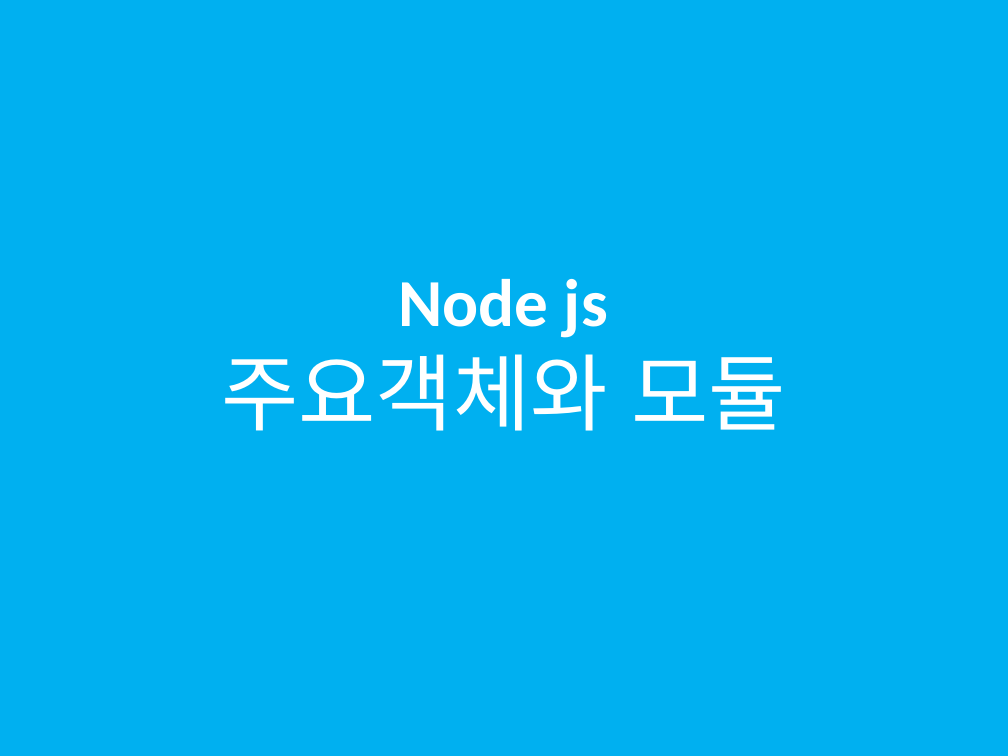
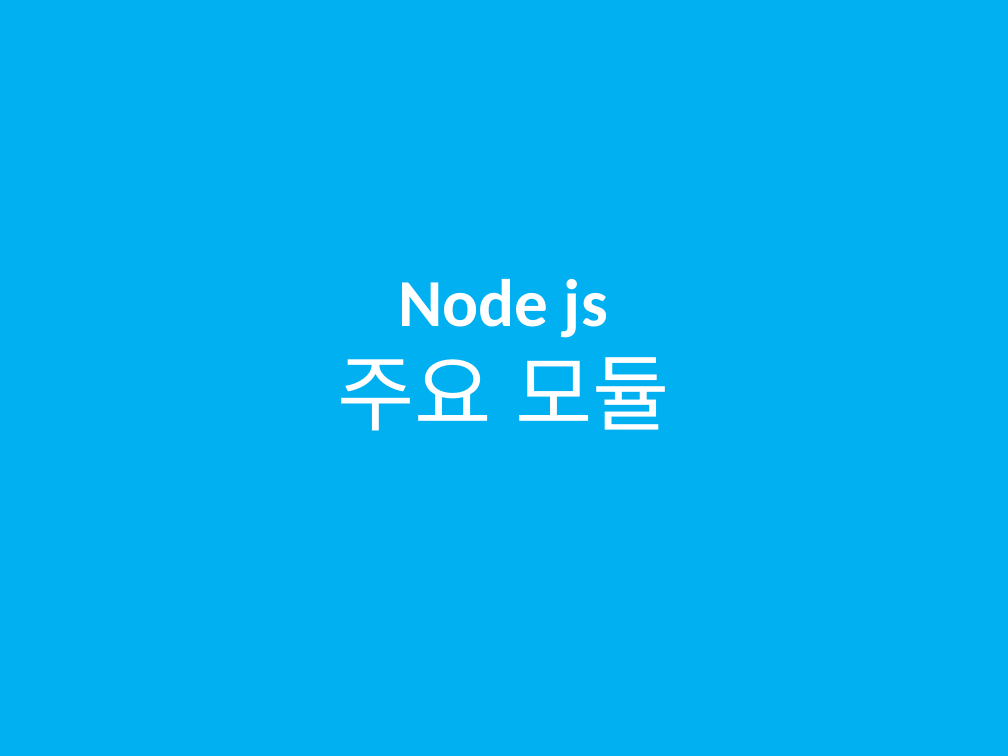
Before and after one commit to sabin21/NodeJS_Workflow_Study, a slide deck: slide 23 of CH01_Nodejs_Intro.pptx (slide 16 before the commit). Drawn at 1008x756 pixels with LibreOffice and Linux fonts; fonts in the diff are those of the drawing. Boxes give left, top, right and bottom in pixels: in the first picture for what was removed or moved away, otherwise in the second. Text is boxed around its words. In the diff, an @@ line names an element or a change of style, - is before the commit and + after.

```diff
--- a/CH01_Nodejs_Intro.pptx
+++ b/CH01_Nodejs_Intro.pptx
@@ text in rectangle at (337, 279, 670, 431): text changed; size 60 to 48 pt; bold on @@
-Node js
-주요객체와 모듈
+Node js
+주요 모듈
```
Also in this commit, not shown: 14 other slides changed, 8 slides added, 3 other files.
